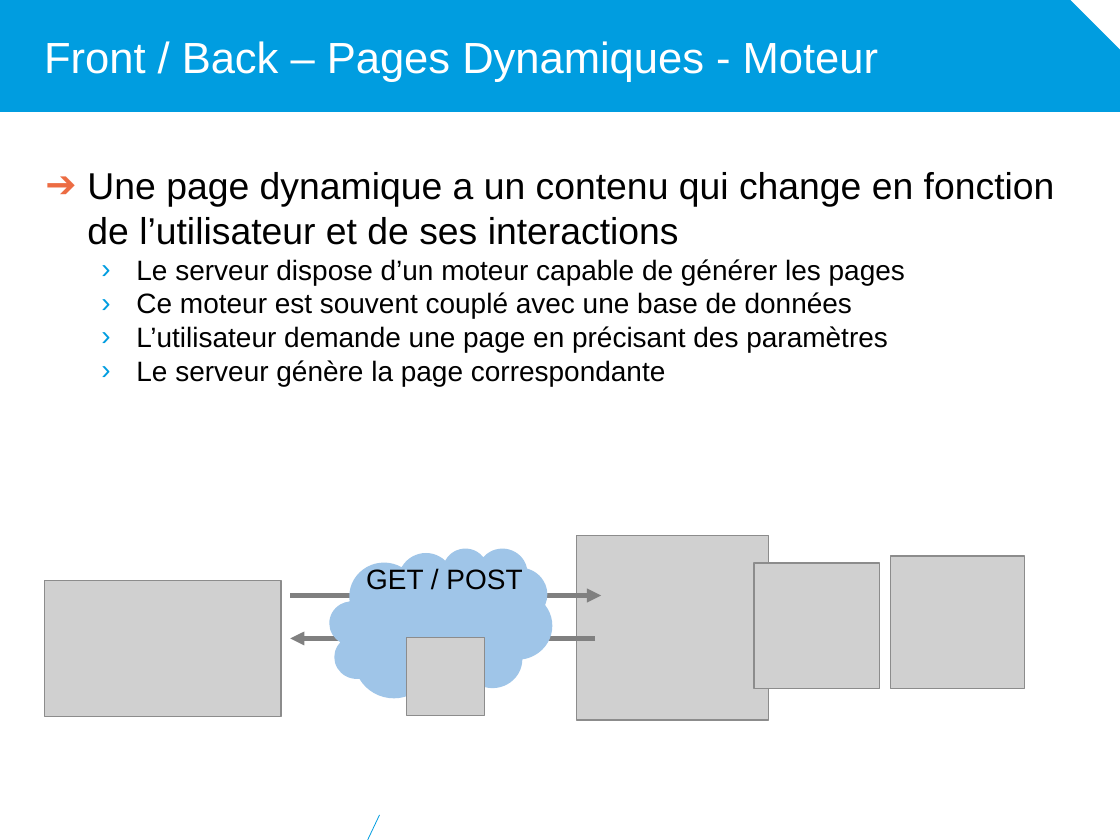
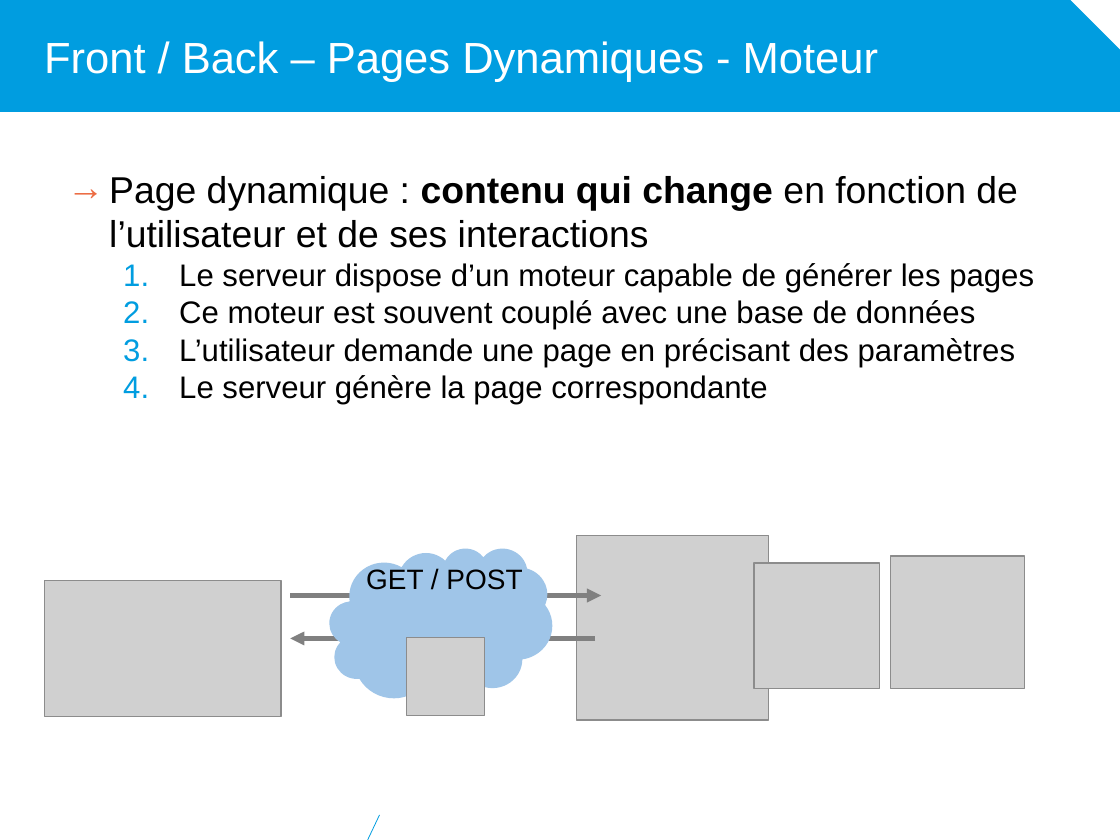
Before and after one commit to diu-uf-bordeaux/bloc1, a slide deck: slide 7 of web/5-Developpement/developpement.pptx. Drawn at 1120x840 pixels with LibreOffice and Linux fonts; fonts in the diff are those of the drawing; grey boxes stand for pictures; background and template pictures are left out. Boxes give left, top, right and bottom in pixels: in the first picture for what was removed or moved away, otherwise in the second. Text is boxed around its words. In the diff, an @@ line names an element or a change of style, - is before the commit and + after.

```diff
--- a/web/5-Developpement/developpement.pptx
+++ b/web/5-Developpement/developpement.pptx
@@ text "Page dynamique : contenu qui ...": place and size @@
-text "Page dynamique : contenu qui ..." at (87,172,1055,386)
+text "Page dynamique : contenu qui ..." at (109,176,1034,404)
@@ text at (109,176,1018,248): text changed @@
-➔ Une page dynamique a un contenu qui change en fonction de l’utilisateur et de ses interactions
+→ Page dynamique : contenu qui change en fonction de l’utilisateur et de ses interactions
@@ text at (179,263,1034,404): size 18 to 20 pt in "Le serveur dispose d’un moteur capable de ...", "Ce moteur est souvent couplé avec une ...", "L’utilisateur demande une page en précisant des ...", "Le serveur génère la page correspondante"; bullet › to 1. @@
```
Also in this commit, not shown: 6 other slides changed.
